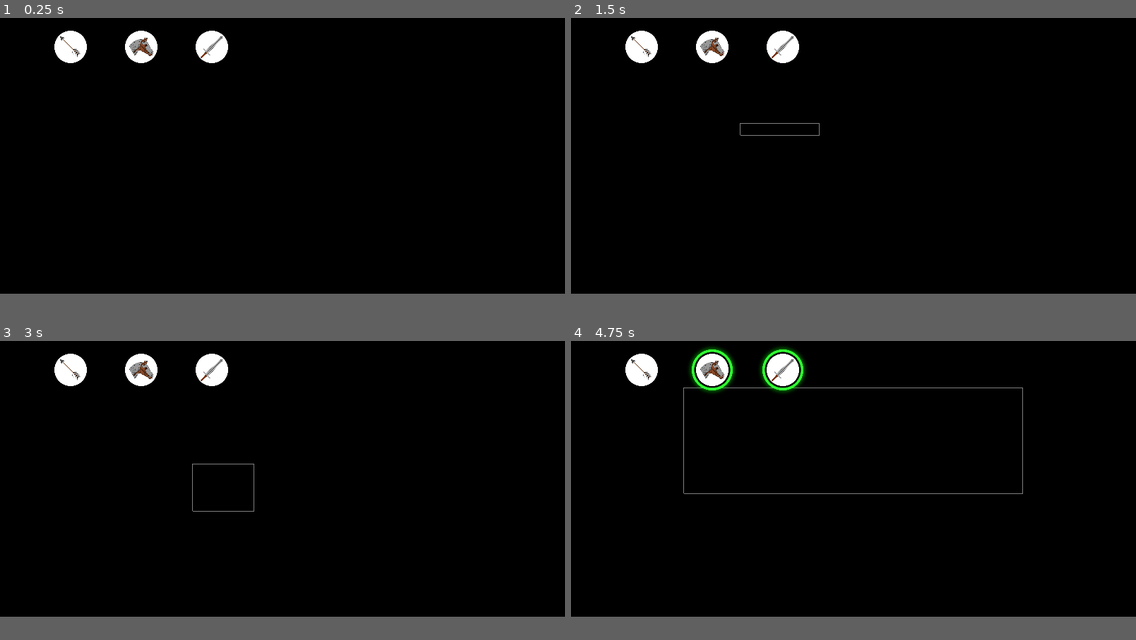
Above: before the commit, frames 1-4 (two rows, left to right).
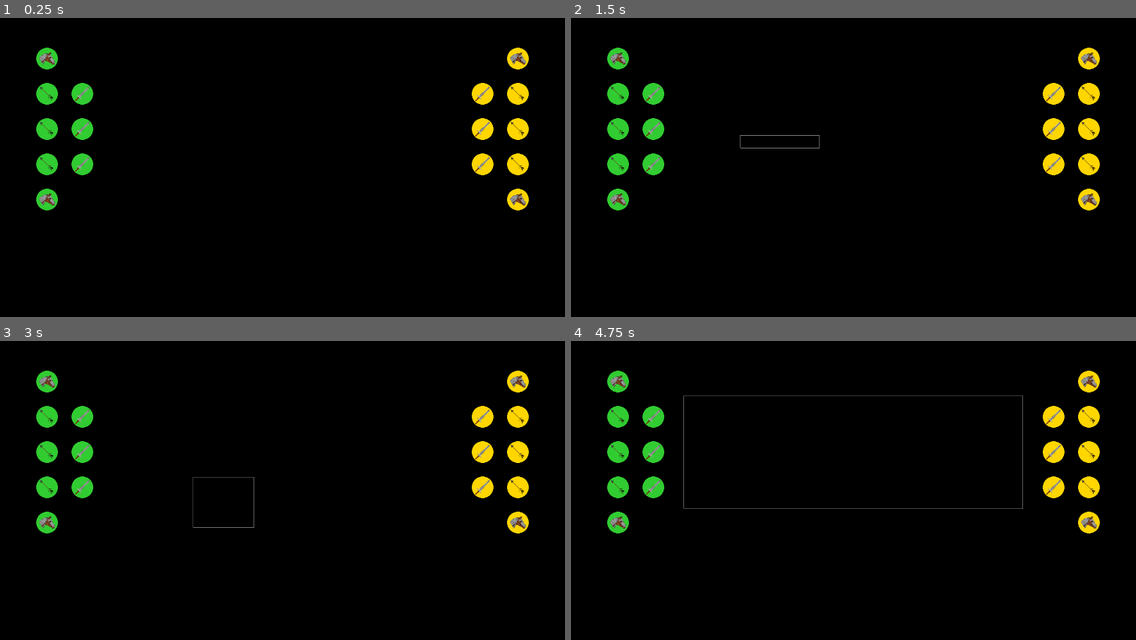
Above: after the commit, the same moments.

Repository: kxgames/wombat
Game: Godot game, scene res://main.tscn
Two runs of this game, one before a commit and one after it. Both use one fixed random seed, a clock stepped at 60 frames per second and the inputs below.
Inputs (mouse positions are in pixels of both pictures, inside the frame that each line leads up to):
- Up to frame 1 (0.25 s): no input
- Up to frame 2 (1.5 s): tap Enter at 0.5 s; move the mouse to (977, 98) at 0.52 s; click (977, 98) at 0.67 s; tap Space at 1.25 s; drag from (740, 134) to (977, 98) at 1.27 s
- Up to frame 3 (3 s): move the mouse to (339, 361) at 2.02 s; click (339, 361) at 2.17 s; tap Enter at 2.75 s; drag from (254, 511) to (67, 370) at 2.77 s
- Up to frame 4 (4.75 s): tap Space at 3.5 s; move the mouse to (1023, 493) at 3.52 s; click (1023, 493) at 3.67 s; tap Escape (ui_cancel) at 4.15 s; tap Enter at 4.25 s; drag from (684, 388) to (1023, 493) at 4.27 s
In our replay, the window is 800x500 before the commit and 800x533 after it. These sizes can differ from the game's own. Grey fills any space a smaller window leaves; there, only what the larger window draws over its background counts as a difference.

The runs differ from the first frame. In frame 1, 5.1% of the frame differs, in the area x 6-94%, y 4-65%; in frame 2, 5.2%; in frame 3, 5.3%; in frame 4, 6.6%, in the area x 6-94%, y 1-65%.

Commit message:
Added players. Fixing a few selection/action bugs.
- Created a GenericPlayer scene which can be instantiated for each new players.
  So far, players get different colors and units, but have no other
  functionality. Player colors currently show up in the icon background.

- The Main scene sets up the game by instantiating two players and several
  units of each type from packed scenes. The the player and unit information is
  shared amongst eachother, but the main scene has the master list of all
  players and units in the game (also where add_child is called). Players and
  units are created dynamically in the code rather than in the godot editor.

- The former action sub-system was behaving in an unhelpful way when the player moved
  units in one direction while trying to have the formation "face" the other
  way (i.e. retreating). The new system sets the zero-rotation to wherever the
  mouse starts dragging first (after dragging ten distance units, before then
  there is no rotation). It's way more intuitive, though still clunky at times.
  Hopefully good enough for prototyping.

- Moved the cancellation code into the action_selection_system scene from the
  selection and action sub-systems. Now an escape command while actuating
  cancels the action but keeps the selection. A second escape command after
  cancels the selection too. Cancelling just the selection behaves like normal.

- Added faint grey lines showing where units will move to with the tentative
  action in order to make it obvious if the formation will flip.

- Changed window size to 1200 x 800

Diff:
--- /dev/null
+++ b/GenericPlayer.gd
@@ -0,0 +1,30 @@
+extends Node
+
+export var player_id :int = 0
+
+var unit_dict = {} # {unit : unit}
+
+var player_color = null
+var player_colors_lookup = {
+	# See https://docs.godotengine.org/en/stable/classes/class_%40gdscript.html#class-gdscript-method-colorn
+	# See https://raw.githubusercontent.com/godotengine/godot-docs/master/img/color_constants.png
+	1 : ColorN('limegreen'),
+	2 : ColorN('gold'),
+	3 : ColorN('firebrick'),
+	4 : ColorN('royalblue'),
+	}
+
+func setup(p_id):
+	player_id = p_id
+	player_color = player_colors_lookup[p_id]
+
+func _ready():
+	pass # Replace with function body.
+
+
+# Called every frame. 'delta' is the elapsed time since the previous frame.
+#func _process(delta):
+#	pass
+
+func register_new_unit(new_unit):
+	unit_dict[new_unit] = new_unit
--- /dev/null
+++ b/GenericPlayer.tscn
@@ -0,0 +1,6 @@
+[gd_scene load_steps=2 format=2]
+
+[ext_resource path="res://GenericPlayer.gd" type="Script" id=1]
+
+[node name="GenericPlayer" type="Node"]
+script = ExtResource( 1 )
--- a/action_box.gd
+++ b/action_box.gd
@@ -6,16 +6,12 @@
 var mouse_target_start = Vector2()
 var mouse_target_end = Vector2()
 var centroid = Vector2()
+var init_drag_angle = null
 var selected_units = []
 var ghost_list = []
 
 func _ready():
 	pass # Replace with function body.
-
-func _process(_delta):
-	if Input.is_action_pressed("ui_cancel"):
-		is_actuating = false
-		clear_ghost_list()
 
 func update_selection(new_selection):
 	selected_units = new_selection
@@ -35,16 +31,18 @@
 
 func start_new_action(_event):
 	is_actuating = true
-	mouse_target_start = get_global_mouse_position()
-	mouse_target_end = get_global_mouse_position()
-	position = mouse_target_start
-	rotation = 0
+	init_drag_angle = null
 
 	# Calculate centroid
 	centroid = Vector2()
 	for unit in selected_units:
 		centroid += unit.position
 	centroid /= selected_units.size()
+
+	mouse_target_start = get_global_mouse_position()
+	mouse_target_end = get_global_mouse_position()
+	position = mouse_target_start
+	rotation = 0
 
 	# Create unit ghosts with keeping relative positioning
 	clear_ghost_list()
@@ -53,7 +51,6 @@
 		ghost.embody(unit)
 		ghost.position = unit.position - centroid
 		add_child(ghost)
-		#ghost_dict[ghost] = ghost.position - centroid
 		ghost_list.append(ghost)
 
 func end_new_action(_event):
@@ -66,12 +63,42 @@
 	# Rotate ghosts to face mouse direction while keeping relative positioning.
 	mouse_target_end = get_global_mouse_position()
 	var direction = mouse_target_end - mouse_target_start
-	# Rotate the formation without rotating the icons
-	rotation = direction.angle()
+
+	# Use the initial drag direction angle (after moving 10 units away) as the
+	# zero-rotation direction. Makes moving units around  a little more intuitive.
+	if direction.length() < 10:
+		return
+	if not init_drag_angle:
+		init_drag_angle = direction.angle()
+
+	# Rotate the group without rotating the icons
+	rotation = direction.angle() - init_drag_angle
 	for ghost in ghost_list:
 		ghost.rotation = -rotation
+	update()
 
 func clear_ghost_list():
 	for ghost in ghost_list:
 		ghost.queue_free()
 	ghost_list = []
+	update()
+
+func _draw():
+	if is_actuating:
+		# Draw a line showing the mouse drag
+		#draw_line(
+		#	Vector2(),
+		#	(mouse_target_end - mouse_target_start).rotated(-rotation),
+		#	Color(0.5, 0.5, 0.5),
+		#	true
+		#	)
+
+		# Draw faint lines to show where units are going to go
+		for ghost in ghost_list:
+			draw_line(
+				(ghost.host_unit.global_position - position).rotated(-rotation),
+				#offset.rotated(-rotation),
+				(ghost.global_position - position).rotated(-rotation),
+				Color(0.25, 0.25, 0.25),
+				true
+				)
--- a/action_selection_system.gd
+++ b/action_selection_system.gd
@@ -9,8 +9,7 @@
 
 # Called when the node enters the scene tree for the first time.
 func _ready():
-	pass # Replace with function body.
-
+	pass
 
 # Called every frame. 'delta' is the elapsed time since the previous frame.
 #func _process(delta):
@@ -19,3 +18,19 @@
 func _on_SelectionBox_selection_finished():
 	current_selection = $SelectionBox.get_current_selection()
 	$ActionBox.update_selection(current_selection)
+
+func _process(_delta):
+	if Input.is_action_pressed("ui_cancel"):
+		if $ActionBox.is_actuating:
+			# Cancel the action first.
+			$ActionBox.is_actuating = false
+			$ActionBox.clear_ghost_list()
+
+			# Start a short timer to prevent multiple cancellation calls from
+			# a single quick press.
+			$CancelationTimer.start()
+
+		elif $CancelationTimer.time_left == 0:
+			# Then cancel the selection if the continues to press cancel again.
+			$SelectionBox.is_selecting = false
+			$SelectionBox.clear_existing_selection()
--- a/action_selection_system.tscn
+++ b/action_selection_system.tscn
@@ -11,4 +11,8 @@
 
 [node name="ActionBox" parent="." instance=ExtResource( 3 )]
 
+[node name="CancelationTimer" type="Timer" parent="."]
+wait_time = 0.25
+one_shot = true
+
 [connection signal="selection_finished" from="SelectionBox" to="." method="_on_SelectionBox_selection_finished"]
--- a/main.gd
+++ b/main.gd
@@ -1,17 +1,89 @@
 extends Node
 
+export(PackedScene) var generic_player_scene
+export(PackedScene) var melee_scene
+export(PackedScene) var archer_scene
+export(PackedScene) var cavalry_scene
+onready var unit_scene_lookup = {
+	'melee': melee_scene,
+	'archer': archer_scene,
+	'cavalry': cavalry_scene,
+	}
 
-# Declare member variables here. Examples:
-# var a = 2
-# var b = "text"
+var players_in_game = {} # {player_id : player}
+var units_in_game = {} # {player_id : [units...]}
 
+var init_players = {
+	# {player_id : {players kwargs}}
+	1 : {
+		'base_position' : Vector2(200, 800), # world coordinates
+		'facing_angle' : 0, # radians
+		},
+	2 : {
+		'base_position' : Vector2(2200, 800), # world coordinates
+		'facing_angle' : PI, # radians
+		},
+	}
+
+var loc_scaling = 150 # to scale the relative locations
+var init_units = {
+	# {"type" : [relative_location, ...] }
+	'melee' : [
+		Vector2( 1, -1),
+		Vector2( 1,  0),
+		Vector2( 1,  1),
+		],
+	'archer' : [
+		Vector2( 0, -1),
+		Vector2( 0,  0),
+		Vector2( 0,  1),
+		],
+	'cavalry' : [
+		Vector2( 0,  2),
+		Vector2( 0, -2),
+		]
+	}
 
 # Called when the node enters the scene tree for the first time.
 func _ready():
-	pass
-#	get_viewport().physics_object_picking = true
+	setup_players()
 
 
 # Called every frame. 'delta' is the elapsed time since the previous frame.
 #func _process(delta):
 #	pass
+
+func setup_players():
+	for p_id in init_players:
+		# Create a new player
+		var player = generic_player_scene.instance()
+		player.setup(p_id)
+		add_child(player)
+
+		players_in_game[p_id] = player
+		units_in_game[p_id] = []
+
+		setup_player_init_units(p_id)
+
+func setup_player_init_units(p_id):
+	""" Create the initial set of units. """
+	var p_info = init_players[p_id]
+	var base_position = p_info['base_position']
+	var facing_angle = p_info['facing_angle']
+
+	for unit_type in init_units:
+		for loc in init_units[unit_type]:
+			# Calculate the unit's position in world coordinates
+			var relative_position = loc.rotated(facing_angle) * loc_scaling
+			var unit_position = base_position + relative_position
+
+			var new_unit = unit_scene_lookup[unit_type].instance()
+			new_unit.setup({
+				"player" : players_in_game[p_id],
+				"position" : unit_position,
+				#"facing" : facing,
+				})
+			add_child(new_unit)
+
+			units_in_game[p_id].append(new_unit)
+			players_in_game[p_id].register_new_unit(new_unit)
--- a/main.tscn
+++ b/main.tscn
@@ -1,30 +1,20 @@
-[gd_scene load_steps=6 format=2]
+[gd_scene load_steps=7 format=2]
 
 [ext_resource path="res://main.gd" type="Script" id=1]
-[ext_resource path="res://units/melee_unit.tscn" type="PackedScene" id=2]
-[ext_resource path="res://units/archer_unit.tscn" type="PackedScene" id=3]
-[ext_resource path="res://units/cavalry_unit.tscn" type="PackedScene" id=4]
+[ext_resource path="res://GenericPlayer.tscn" type="PackedScene" id=2]
+[ext_resource path="res://units/melee_unit.tscn" type="PackedScene" id=3]
+[ext_resource path="res://units/archer_unit.tscn" type="PackedScene" id=4]
 [ext_resource path="res://action_selection_system.tscn" type="PackedScene" id=5]
+[ext_resource path="res://units/cavalry_unit.tscn" type="PackedScene" id=6]
 
 [node name="Main" type="Node"]
 script = ExtResource( 1 )
+generic_player_scene = ExtResource( 2 )
+melee_scene = ExtResource( 3 )
+archer_scene = ExtResource( 4 )
+cavalry_scene = ExtResource( 6 )
 
 [node name="ActionSelectionSystem" parent="." instance=ExtResource( 5 )]
-
-[node name="ArcherUnit" parent="." instance=ExtResource( 3 )]
-position = Vector2( 200, 300 )
-collision_layer = 1
-collision_mask = 1
-
-[node name="CavalryUnit" parent="." instance=ExtResource( 4 )]
-position = Vector2( 400, 300 )
-collision_layer = 1
-collision_mask = 1
-
-[node name="MeleeUnit" parent="." instance=ExtResource( 2 )]
-position = Vector2( 600, 300 )
-collision_layer = 1
-collision_mask = 1
 
 [node name="Camera2D" type="Camera2D" parent="."]
 anchor_mode = 0
--- a/project.godot
+++ b/project.godot
@@ -16,8 +16,8 @@
 
 [display]
 
-window/size/width=800
-window/size/height=500
+window/size/width=1200
+window/size/height=800
 window/size/resizable=false
 
 [gdnative]
--- a/selection_box.gd
+++ b/selection_box.gd
@@ -20,11 +20,6 @@
 # Called when the node enters the scene tree for the first time.
 func _ready():
 	$SelectionBoxCollision.disabled = true
-
-func _process(_delta):
-	if Input.is_action_pressed("ui_cancel"):
-		is_selecting = false
-		clear_existing_selection()
 
 func _unhandled_input(event):
 	# Note: Use _unhandled_input rather than _input to allow (future) GUIS to grab input first
--- a/units/GenericUnit.gd
+++ b/units/GenericUnit.gd
@@ -1,15 +1,23 @@
 extends KinematicBody2D
 
+var player
 var is_selected = false
 var movement_target : Vector2
 
 export var max_speed = 100
 var velocity :Vector2
 
+func setup(unit_info):
+	player = unit_info['player']
+	position = unit_info['position']
+
 # Called when the node enters the scene tree for the first time.
 func _ready():
 	movement_target = position
 	$SelectedSprite.hide()
+
+	var player_color = player.player_color
+	$WhiteBackground.self_modulate = player_color
 
 
 # Called every frame. 'delta' is the elapsed time since the previous frame.
--- a/units/cavalry_unit.tscn
+++ b/units/cavalry_unit.tscn
@@ -4,6 +4,7 @@
 [ext_resource path="res://art/horse_icon.png" type="Texture" id=2]
 
 [node name="CavalryUnit" instance=ExtResource( 1 )]
+max_speed = 200
 
 [node name="IconSprite" parent="." index="2"]
 texture = ExtResource( 2 )
